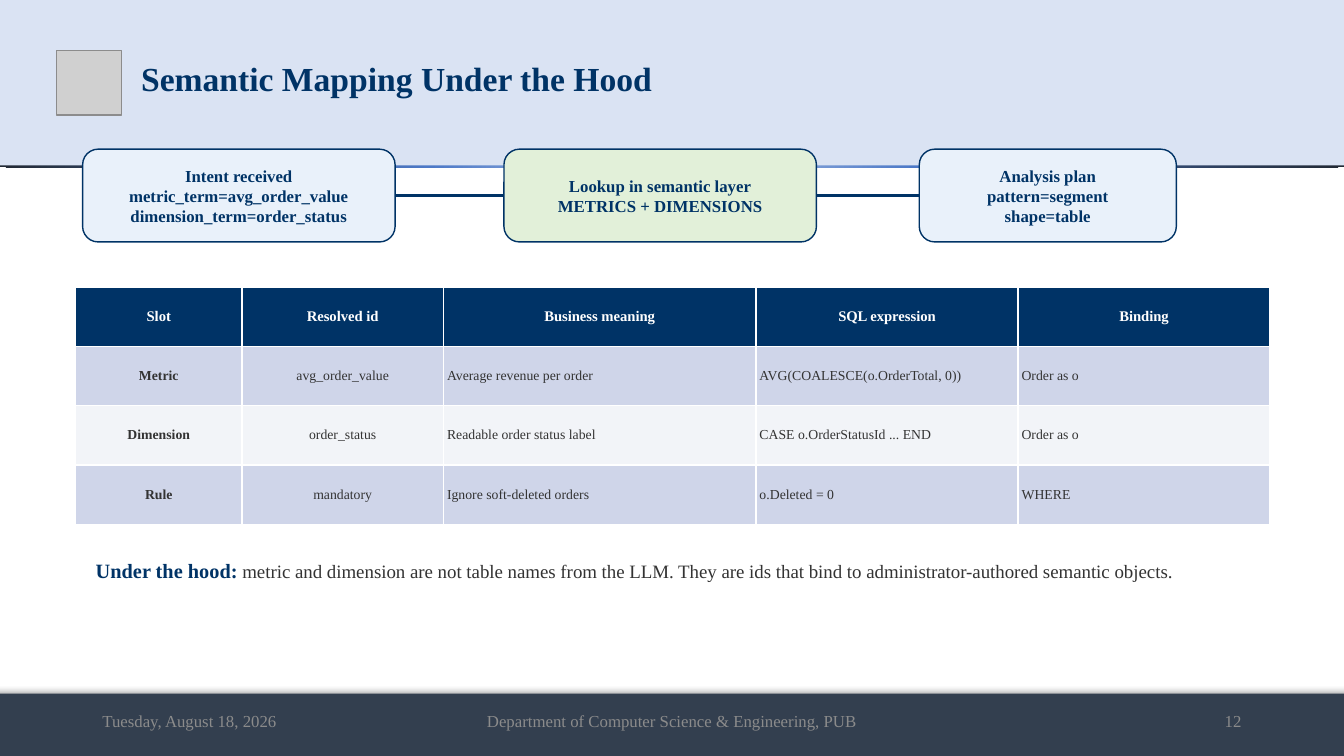
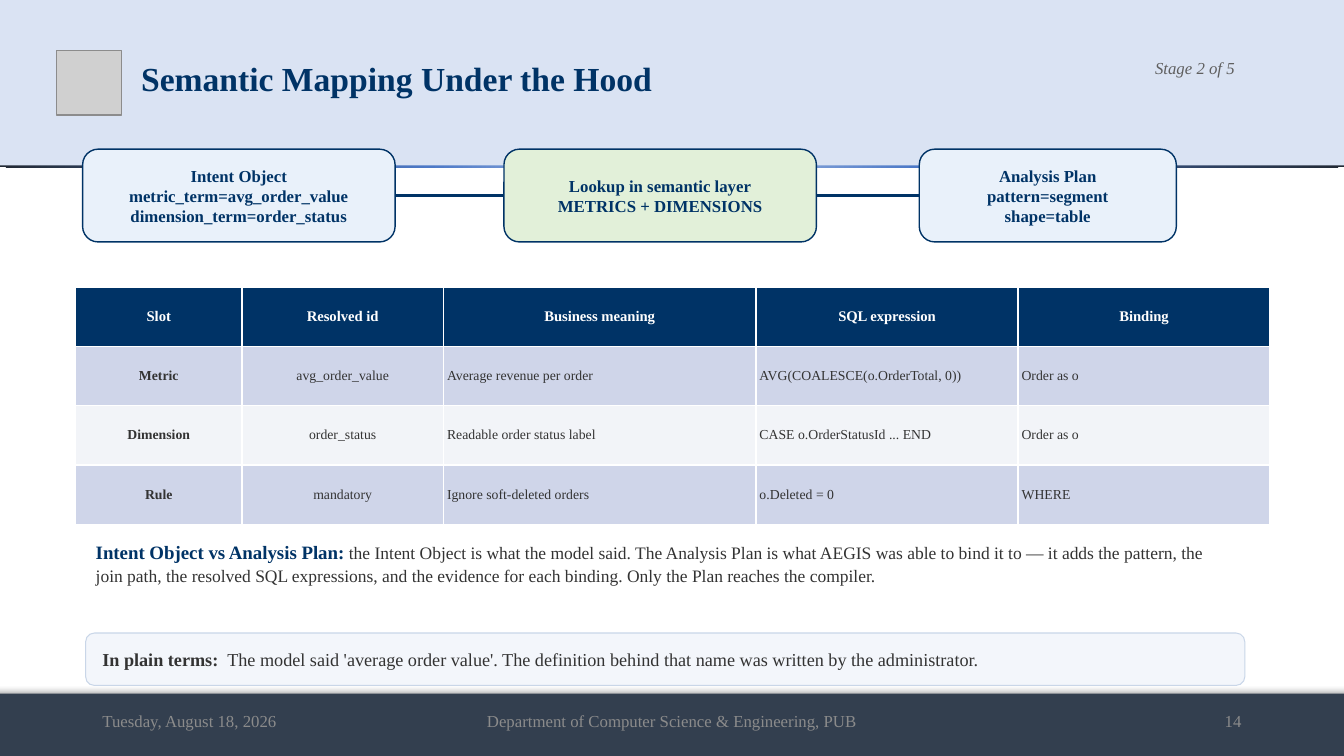
Before and after one commit to md-riaz/AEGIS-Research, a slide deck: slide 14 of docs/scripts/Md_Riaz_Final_Defense_0322310105101024.pptx (slide 12 before the commit). Drawn at 1344x756 pixels with LibreOffice and Linux fonts; fonts in the diff are those of the drawing; grey boxes stand for pictures. Boxes give left, top, right and bottom in pixels: in the first picture for what was removed or moved away, otherwise in the second. Text is boxed around its words. In the diff, an @@ line names an element or a change of style, - is before the commit and + after.

```diff
--- a/docs/scripts/Md_Riaz_Final_Defense_0322310105101024.pptx
+++ b/docs/scripts/Md_Riaz_Final_Defense_0322310105101024.pptx
@@ text added at [1155,62,1234,78], 12 pt, text #5F5F5F, italic @@
+Stage 2 of 5
@@ text in rounded rectangle at [129,170,348,225]: text changed @@
-Intent received
-metric_term=avg_order_value
-dimension_term=order_status
+Intent Object
+metric_term=avg_order_value
+dimension_term=order_status
@@ text in rounded rectangle at [987,170,1108,226]: text changed @@
-Analysis plan
-pattern=segment
-shape=table
+Analysis Plan
+pattern=segment
+shape=table
@@ text removed at [96,564,1173,582] @@
-Under the hood: metric and dimension are not table names from the LLM. They are ids that bind to administrator-authored semantic objects.
@@ text added at [96,546,1202,586], 12.5 pt, text #333333 @@
+Intent Object vs Analysis Plan: the Intent Object is what the model said. The Analysis Plan is what AEGIS was able to bind it to — it adds the pattern, the join path, the resolved SQL expressions, and the evidence for each binding. Only the Plan reaches the compiler.
@@ rounded rectangle added at [86,633,1245,686], fill #F3F6FB, outline #C9D6E8 0.75 pt, 13 pt, text #333333 @@
+In plain terms: The model said 'average order value'. The definition behind that name was written by the administrator.
@@ text at [1225,716,1242,727]: text changed @@
-12
+14
```
Also in this commit, not shown: 17 other slides changed, 9 slides added, 1 slide removed, 5 other files.
